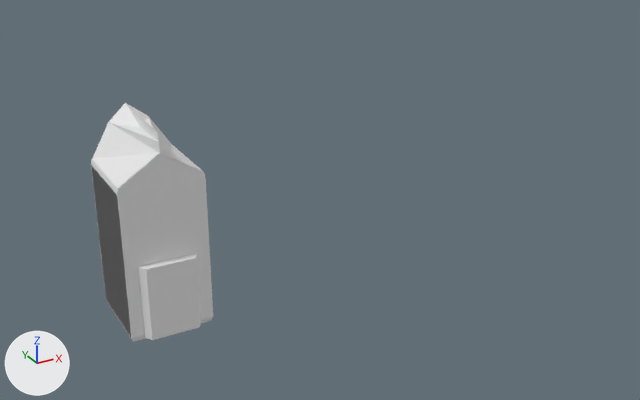
The Blender file BlenderModels/GasStation/Props/FridgeItems.blend, before and after one commit.
The view is the same before and after, from a 50 mm camera at (-0.368, -1.203, 0.734) aimed at (0.296, 0.005, 0.13). The axes (+X, +Y, +Z) are drawn at lower left. The lights are the same throughout. The picture after the commit comes second.

Objects in the first picture: 'ClosedCarton', 'LollyCarton', 'OpenCarton'.
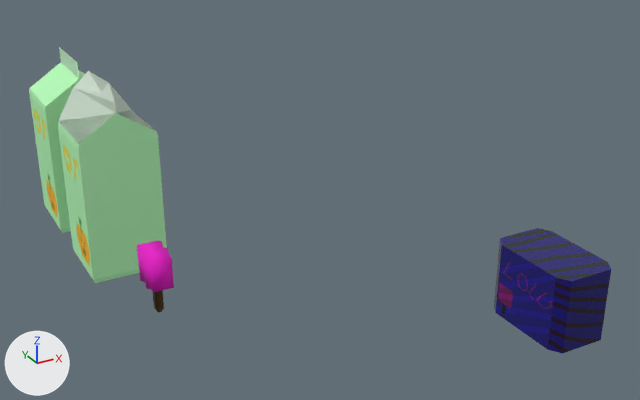
Commit message: Fridge items please dont change files

Changed parts and their boxes (x1, y1, x2, y2) in the pictures (640 x 400 px):
'OpenCarton', recoloured, moved: before (92, 103, 213, 342); after (58, 71, 167, 283)
'LollyCarton', recoloured, moved: before (138, 253, 202, 340); after (494, 228, 611, 354)
'ClosedCarton', recoloured, moved: before (91, 108, 203, 336); after (29, 47, 85, 233)
'Lolly', unchanged, uncovered by the edit: after (137, 241, 174, 313)

The change, as a diff of the scene's bpy script:
```diff
--- a/BlenderModels/GasStation/Props/FridgeItems.blend.py
+++ b/BlenderModels/GasStation/Props/FridgeItems.blend.py
@@ img_lollycarton_base_color @@
+img_lollycarton_base_color = load_image('LollyCarton Base Color', '_unpacked/LollyCarton_Base_Color', 400, 300, 'sRGB')
@@ img_opencarton_base_color @@
+img_opencarton_base_color = load_image('OpenCarton Base Color', '_unpacked/OpenCarton_Base_Color', 400, 300, 'sRGB')
@@ mat_material @@
+mat_material = bpy.data.materials.new('Material')
+# colours: black #000000
+# uses the picture img_lollycarton_base_color
@@ mat_material_003 @@
+mat_material_003 = principled_material('Material.003')
+mat_material_003.texture = img_opencarton_base_color
@@ me_cube_001 @@
 me_cube_001.from_pydata(...)  # 30 vertices, 24 faces, 1 loose edge; spans x -0.066..0.066, y -0.065..0.068, z -0.001..0.323
+me_cube_001.materials.append(mat_material_003)  # picture img_opencarton_base_color
@@ me_cube_002 @@
 me_cube_002.from_pydata(...)  # 37 vertices, 35 faces, 1 loose edge; spans x -0.066..0.066, y -0.066..0.084, z -0.002..0.325
+me_cube_002.materials.append(mat_material_003)  # picture img_opencarton_base_color
@@ me_cube_005 @@
 me_cube_005.from_pydata(...)  # 16 vertices, 10 faces; spans x -0.05..0.05, y -0.079..0.08, z 0.002..0.123
+me_cube_005.materials.append(mat_material)
@@ ob_closedcarton @@
 ob_closedcarton = bpy.data.objects.new('ClosedCarton', me_cube_001)
-ob_closedcarton.location = (0.0, 0.0, 0.0)
+ob_closedcarton.location = (0.0, 0.429, 0.0)
@@ ob_opencarton @@
 ob_opencarton = bpy.data.objects.new('OpenCarton', me_cube_002)
-ob_opencarton.location = (0.0, 0.0, 0.0)
+ob_opencarton.location = (0.0, 0.208, 0.0)
@@ ob_lollycarton @@
 ob_lollycarton = bpy.data.objects.new('LollyCarton', me_cube_005)
-ob_lollycarton.location = (0.0, 0.0, 0.0)
+ob_lollycarton.location = (0.517, -0.325, 0.0)
```
